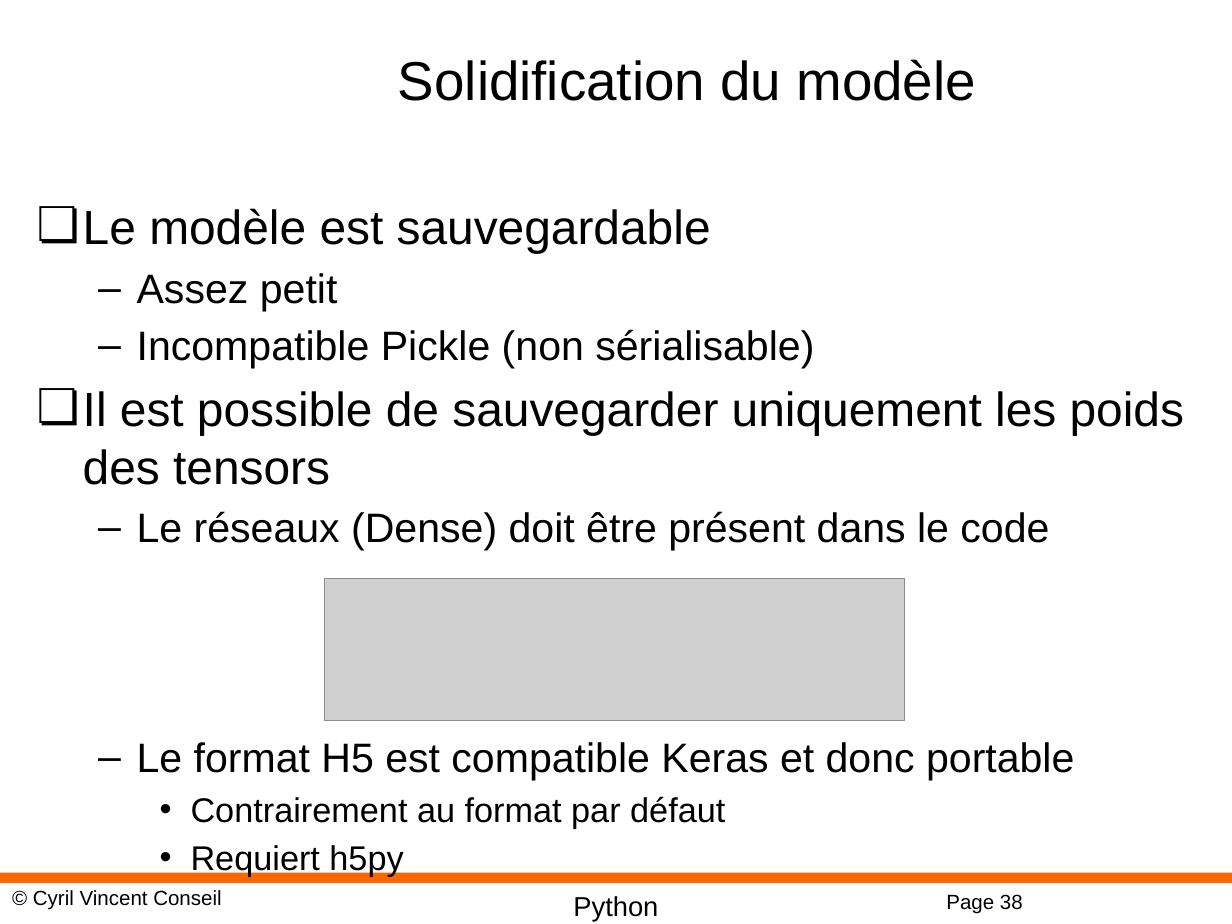
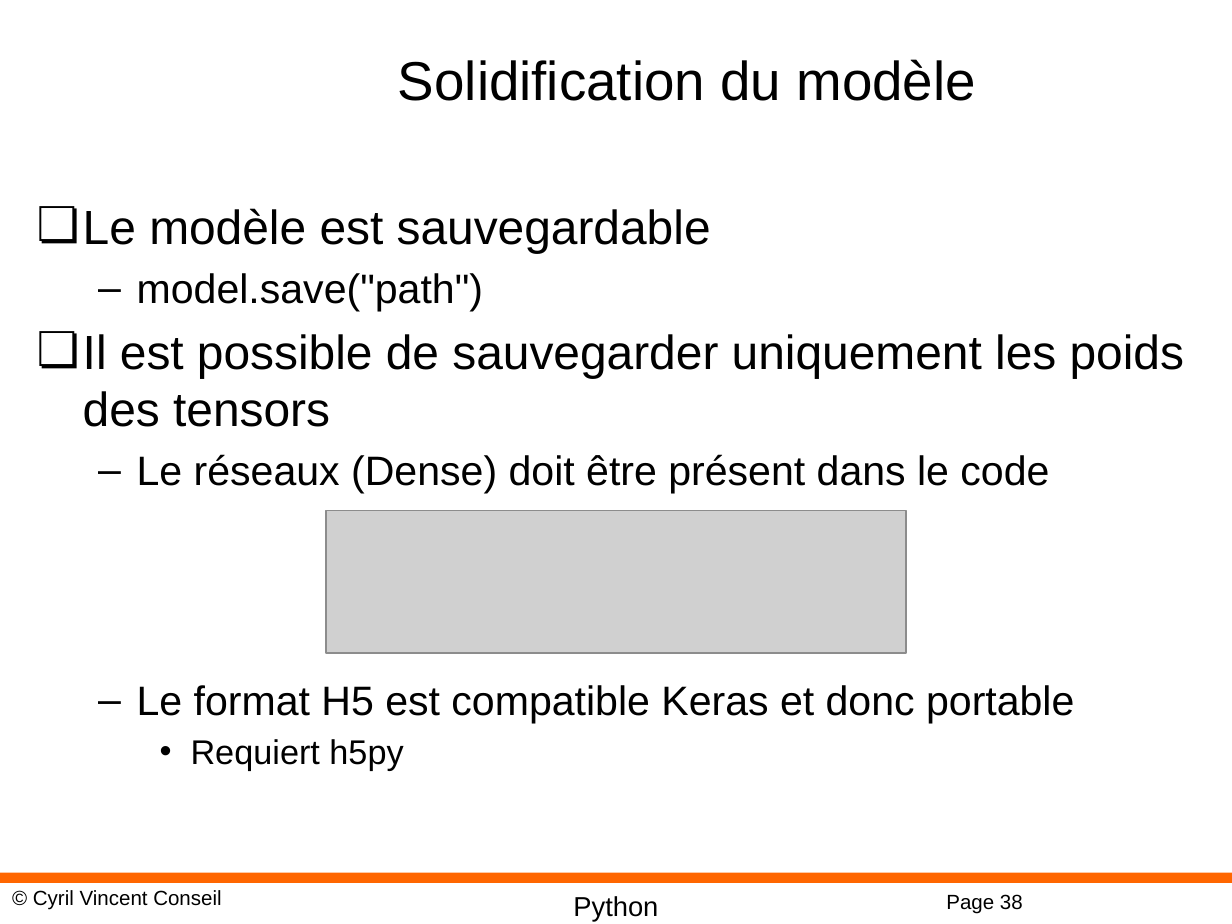
Before and after one commit to cyrilvincent/DL, a slide deck: slide 38 of PPT/DeepLearning09-Keras.pptx. Drawn at 1232x924 pixels with LibreOffice and Linux fonts; fonts in the diff are those of the drawing; grey boxes stand for pictures; background and template pictures are left out. Boxes give left, top, right and bottom in pixels: in the first picture for what was removed or moved away, otherwise in the second. Text is boxed around its words. In the diff, an @@ line names an element or a change of style, - is before the commit and + after.

```diff
--- a/PPT/DeepLearning09-Keras.pptx
+++ b/PPT/DeepLearning09-Keras.pptx
@@ text at (137,273,483,311): text changed @@
-  – Assez petit
-  – Incompatible Pickle (non sérialisable)
+  – model.save("path")
@@ picture: place and size @@
-picture at (325,578,906,721)
+picture at (326,510,907,653)
@@ text at (191,796,725,828): paragraph removed @@
-    • Contrairement au format par défaut
```
Also in this commit, not shown: 1 other slide changed, 5 other files.
